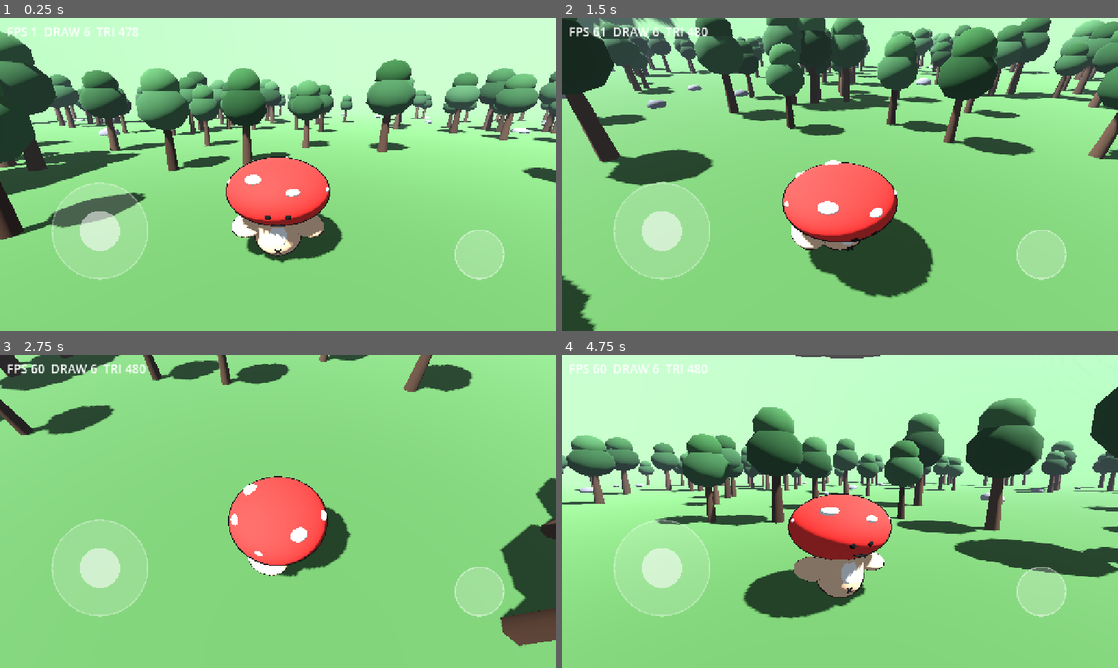
Above: before the commit, frames 1-4 (two rows, left to right).
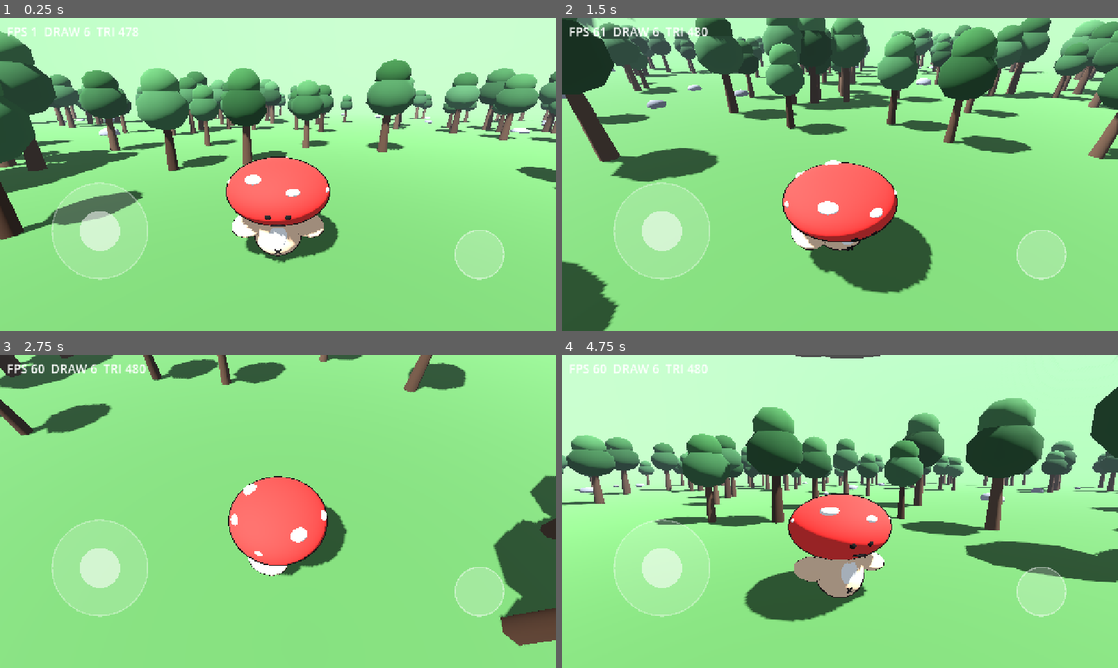
Above: after the commit, the same moments.

Repository: tuzkimo/fungi-party
Game: Godot game, scene res://game/main.tscn
Same seed, same stepped clock (60 frames per second), same inputs: the game is played once before the commit and once after it.
Inputs (mouse positions are in pixels of both pictures, inside the frame that each line leads up to):
- Up to frame 1 (0.25 s): no input
- Up to frame 2 (1.5 s): move the mouse to (962, 158) at 0.52 s; hold D (move_right) 0.53-1.25 s; hold Ctrl (orbit) 0.53-1.25 s; click (962, 158) at 0.67 s; tap Space (jump) at 0.77 s; drag from (728, 190) to (812, 237) at 1.27 s
- Up to frame 3 (2.75 s): tap Enter at 2 s; move the mouse to (333, 442) at 2.02 s; hold D (move_right) from 2.03 s (still down); hold Ctrl (orbit) from 2.03 s (still down)
- Up to frame 4 (4.75 s): release D (move_right) at 2.75 s; release Ctrl (orbit) at 2.75 s; drag from (812, 574) to (673, 464) at 2.77 s; move the mouse to (1006, 558) at 3.52 s; hold A (move_left) 3.53-4.25 s; hold Ctrl (orbit) 3.53-4.25 s; tap Space (jump) at 3.77 s; drag from (673, 464) to (756, 433) at 4.27 s

The runs differ from the first frame. In frame 1, 2.7% of the frame differs, in the area x 0-100%, y 8-79%; in frame 2, 4.7%, in the area x 0-100%, y 0-100%; in frame 3, 2.1%; in frame 4, 3.7%.

Commit message:
昼夜光照循环
同时补上应用图标与真机性能记录。

Diff:
--- /dev/null
+++ b/game/world/daynight.gd
@@ -0,0 +1,66 @@
+class_name DayNight
+extends Node
+
+## 一天 = day_length_seconds 秒。0 午夜、0.25 日出、0.5 正午、0.75 日落。
+## 角度与颜色都是纯函数，Node 部分只负责写进灯和环境。
+
+const NIGHT := Color(0.10, 0.12, 0.25)
+const DAWN := Color(0.95, 0.62, 0.40)
+const DAY := Color(0.72, 0.78, 0.86)
+const MAX_SUN_ENERGY := 1.1
+const MAX_AMBIENT_ENERGY := 0.55
+const MIN_AMBIENT_ENERGY := 0.12
+
+@export var sun_path: NodePath
+@export var environment_path: NodePath
+@export var time_of_day := 0.35
+@export var day_length_seconds := Config.DAY_LENGTH_SECONDS
+
+var _sun: DirectionalLight3D
+var _environment: Environment
+
+
+static func sun_rotation(t: float) -> Vector3:
+	return Vector3(deg_to_rad(90.0 - 360.0 * t), deg_to_rad(-30.0), 0.0)
+
+
+static func sun_energy(t: float) -> float:
+	return clampf(sin(PI * clampf((t - 0.25) / 0.5, 0.0, 1.0)), 0.0, 1.0)
+
+
+static func ambient_color(t: float) -> Color:
+	if t < 0.25:
+		return NIGHT.lerp(DAWN, smoothstep(0.10, 0.25, t))
+	if t < 0.35:
+		return DAWN.lerp(DAY, smoothstep(0.25, 0.35, t))
+	if t < 0.65:
+		return DAY
+	if t < 0.75:
+		return DAY.lerp(DAWN, smoothstep(0.65, 0.75, t))
+	return DAWN.lerp(NIGHT, smoothstep(0.75, 0.90, t))
+
+
+func _ready() -> void:
+	_sun = get_node_or_null(sun_path) as DirectionalLight3D
+	var world_environment := get_node_or_null(environment_path) as WorldEnvironment
+	if world_environment != null:
+		_environment = world_environment.environment
+	_apply()
+
+
+func _process(delta: float) -> void:
+	if day_length_seconds <= 0.0:
+		return
+	time_of_day = fmod(time_of_day + delta / day_length_seconds, 1.0)
+	_apply()
+
+
+func _apply() -> void:
+	var energy := DayNight.sun_energy(time_of_day)
+	if _sun != null:
+		_sun.rotation = DayNight.sun_rotation(time_of_day)
+		_sun.light_energy = energy * MAX_SUN_ENERGY
+		_sun.visible = energy > 0.01
+	if _environment != null:
+		_environment.ambient_light_color = DayNight.ambient_color(time_of_day)
+		_environment.ambient_light_energy = lerpf(MIN_AMBIENT_ENERGY, MAX_AMBIENT_ENERGY, energy)
--- a/game/world/forest.tscn
+++ b/game/world/forest.tscn
@@ -3,6 +3,7 @@
 [ext_resource type="Script" path="res://game/world/terrain.gd" id="1_terrain"]
 [ext_resource type="Script" path="res://game/world/forest_gen.gd" id="2_trees"]
 [ext_resource type="PackedScene" path="res://game/player/mushroom.tscn" id="3_player"]
+[ext_resource type="Script" path="res://game/world/daynight.gd" id="4_day"]
 
 [sub_resource type="ProceduralSkyMaterial" id="Sky_1"]
 sky_top_color = Color(0.33, 0.5, 0.78, 1)
@@ -40,3 +41,9 @@
 
 [node name="Player" parent="." instance=ExtResource("3_player")]
 position = Vector3(0, 0.2, 0)
+
+[node name="DayNight" type="Node" parent="."]
+script = ExtResource("4_day")
+sun_path = NodePath("../Sun")
+environment_path = NodePath("../WorldEnvironment")
+time_of_day = 0.4
--- /dev/null
+++ b/icon.svg
@@ -0,0 +1,14 @@
+<svg xmlns="http://www.w3.org/2000/svg" width="128" height="128" viewBox="0 0 128 128">
+  <rect width="128" height="128" rx="24" fill="#f2f6f0"/>
+  <ellipse cx="64" cy="40" rx="44" ry="28" fill="#e63932" stroke="#1a1010" stroke-width="4"/>
+  <ellipse cx="44" cy="30" rx="9" ry="7" fill="#fdf6f0"/>
+  <ellipse cx="80" cy="26" rx="7" ry="6" fill="#fdf6f0"/>
+  <ellipse cx="94" cy="40" rx="6" ry="5" fill="#fdf6f0"/>
+  <ellipse cx="36" cy="44" rx="6" ry="5" fill="#fdf6f0"/>
+  <circle cx="54" cy="40" r="4" fill="#1a1010"/>
+  <circle cx="74" cy="40" r="4" fill="#1a1010"/>
+  <path d="M58 50 Q64 54 70 50" stroke="#1a1010" stroke-width="3" fill="none" stroke-linecap="round"/>
+  <path d="M64 58 C82 58 86 76 82 92 C78 106 50 106 46 92 C42 76 46 58 64 58 Z" fill="#f5c9a8" stroke="#1a1010" stroke-width="4"/>
+  <ellipse cx="64" cy="78" rx="10" ry="14" fill="#fdf6f0"/>
+  <path d="M58 98 L70 106 M70 98 L58 106" stroke="#1a1010" stroke-width="3" stroke-linecap="round"/>
+</svg>
--- a/project.godot
+++ b/project.godot
@@ -7,6 +7,7 @@
 config/name="菌子派对"
 run/main_scene="res://game/main.tscn"
 config/features=PackedStringArray("4.7", "Mobile")
+config/icon="res://icon.svg"
 
 [display]
 
--- /dev/null
+++ b/tests/test_daynight.gd
@@ -0,0 +1,26 @@
+extends "res://tests/test_base.gd"
+
+
+func test_sun_overhead_at_noon() -> void:
+	check(absf(DayNight.sun_rotation(0.5).x + PI / 2.0) < 0.001, "正午直射向下")
+
+
+func test_sun_at_horizon_at_sunrise() -> void:
+	check(absf(DayNight.sun_rotation(0.25).x) < 0.001, "日出在水平线")
+
+
+func test_sun_energy_peaks_at_noon() -> void:
+	check(absf(DayNight.sun_energy(0.5) - 1.0) < 0.001, "正午最亮")
+	check(DayNight.sun_energy(0.25) < 0.001, "日出无直射")
+	check(DayNight.sun_energy(0.0) < 0.001, "午夜无直射")
+	# sin(PI) 是 1.2e-16，不是精确 0，所以用容差
+	check(DayNight.sun_energy(0.75) < 0.001, "日落无直射（实得 %.2e）" % DayNight.sun_energy(0.75))
+
+
+func test_ambient_day_color() -> void:
+	check_eq(DayNight.ambient_color(0.5), Color(0.72, 0.78, 0.86), "正午环境光")
+
+
+func test_ambient_dark_at_midnight() -> void:
+	var night := DayNight.ambient_color(0.0)
+	check(night.v < 0.3, "午夜环境光很暗（亮度 %.2f）" % night.v)
Not shown, added: game/world/daynight.gd.uid
Not shown, added: icon.svg.import
Not shown, added: tests/test_daynight.gd.uid
Not shown, changed: AGENTS.md
Not shown, changed: CLAUDE.md
Not shown, added: docs/perf-log.md
